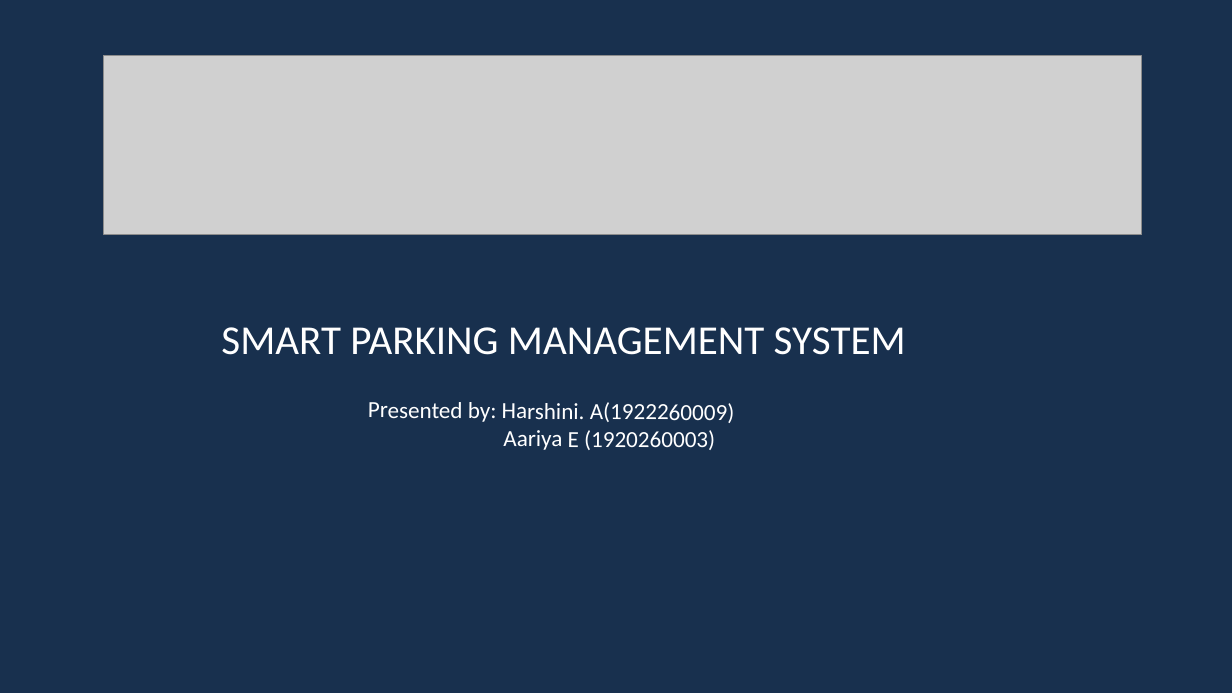
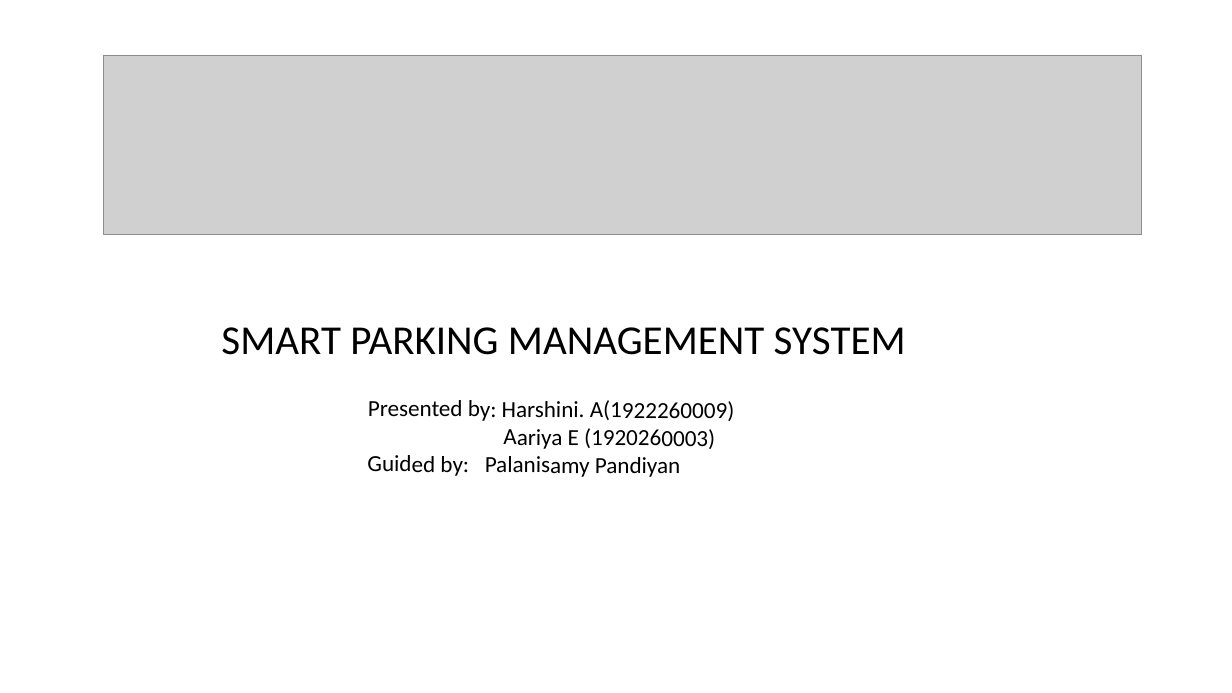
Before and after one commit to HarshiniA1922260009/HarshiniA1922260009, a slide deck: slide 1 of Smart parking management system.pptx. Drawn at 1232x693 pixels with LibreOffice and Linux fonts; fonts in the diff are those of the drawing; grey boxes stand for pictures. Boxes give left, top, right and bottom in pixels: in the first picture for what was removed or moved away, otherwise in the second. Text is boxed around its words. In the diff, an @@ line names an element or a change of style, - is before the commit and + after.

```diff
--- a/Smart parking management system.pptx
+++ b/Smart parking management system.pptx
@@ rectangle removed at [0, 0, 1232, 693] @@
@@ text "SMART PARKING MANAGEMENT SYSTEM" at [221, 327, 906, 355]: text colour #FFFFFF to #000000 @@
@@ text at [368, 400, 734, 449]: text colour #FFFFFF to #000000 in "Presented by: Harshini. A(1922260009)", "Aariya E (1920260003)" @@
@@ text at [367, 455, 680, 477]: paragraph added @@
+Guided by: Palanisamy Pandiyan
```
Also in this commit, not shown: 3 other files.
